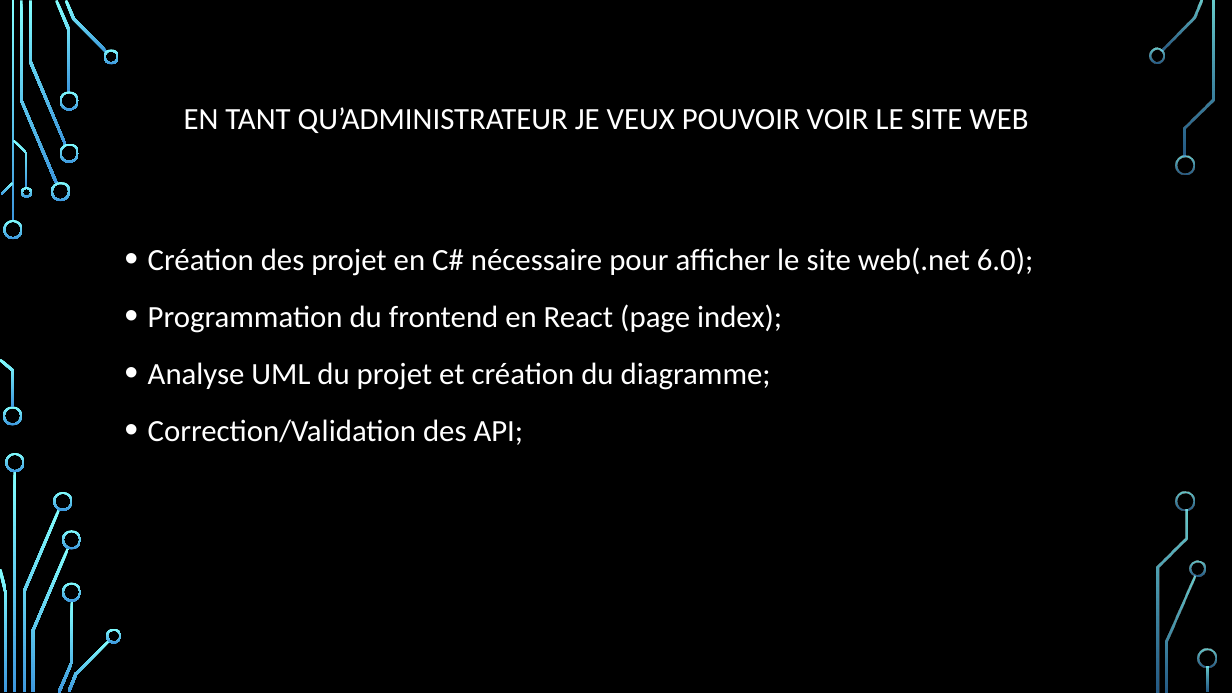
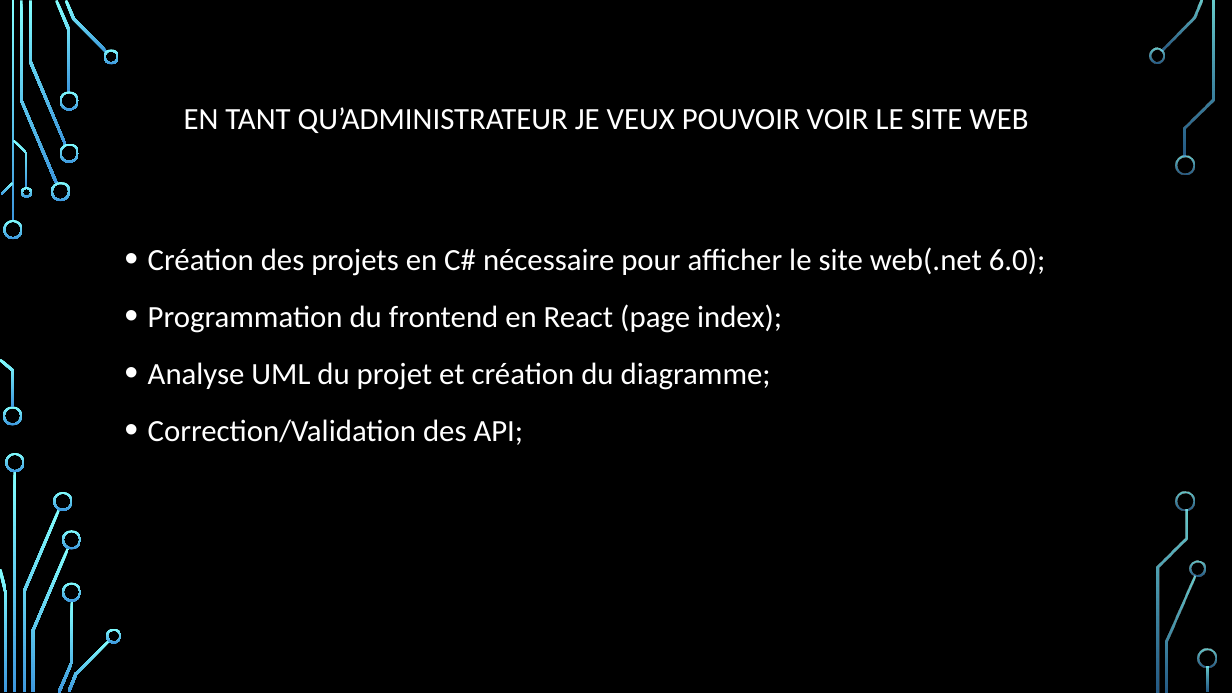
Before and after one commit to DFC-Informatique-Cegep-de-Sainte-Foy/GestionEquipesSportives, a slide deck: slide 5 of Documentation/Revue 1/Presentation_Revue_1.pptx. Drawn at 1232x693 pixels with LibreOffice and Linux fonts; fonts in the diff are those of the drawing; background and template pictures are left out. Boxes give left, top, right and bottom in pixels: in the first picture for what was removed or moved away, otherwise in the second. Text is boxed around its words. In the diff, an @@ line names an element or a change of style, - is before the commit and + after.

```diff
--- a/Documentation/Revue 1/Presentation_Revue_1.pptx
+++ b/Documentation/Revue 1/Presentation_Revue_1.pptx
@@ text at [148, 247, 1046, 276]: text changed @@
-• Création des projet en C# nécessaire pour afficher le site web(.net 6.0);
+• Création des projets en C# nécessaire pour afficher le site web(.net 6.0);
```
Also in this commit, not shown: 5 other slides changed.
